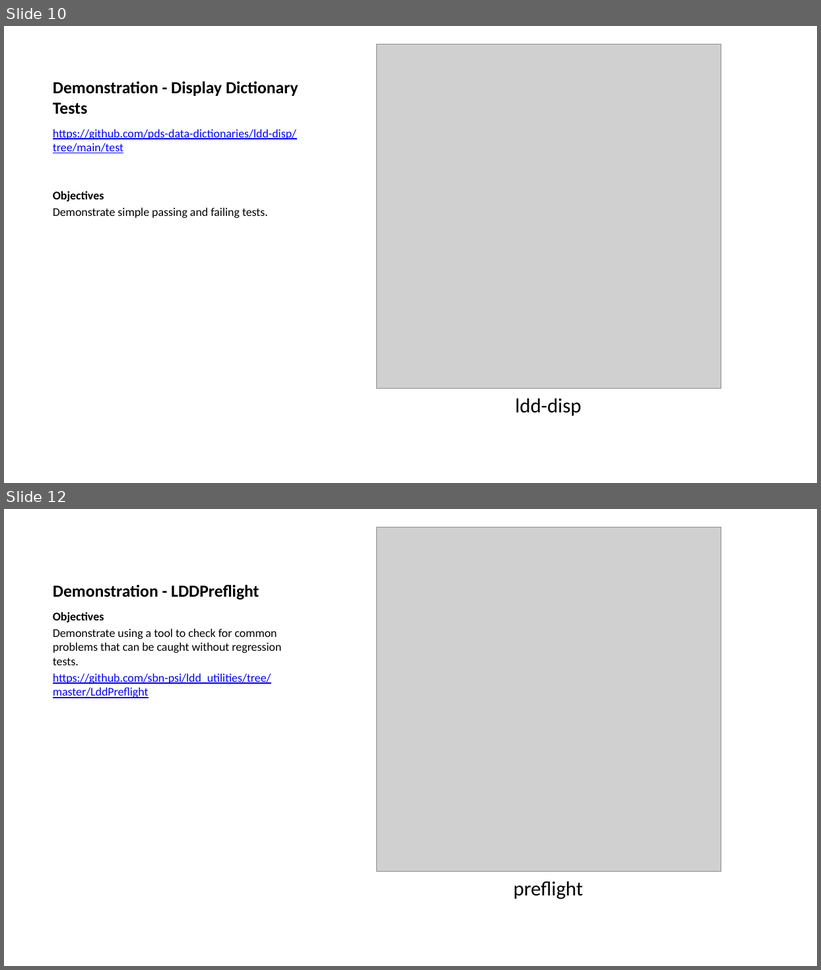
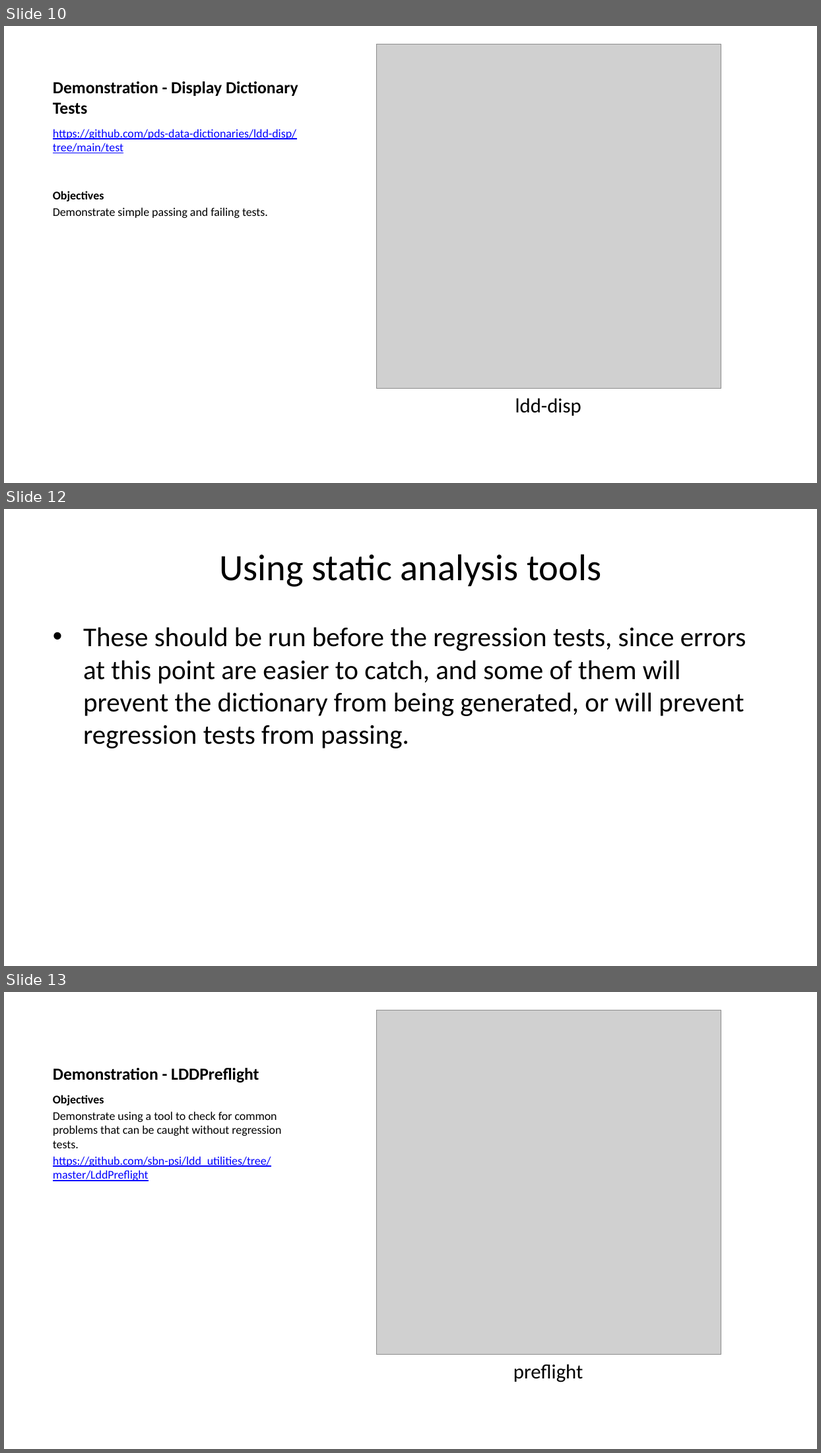
Before and after one commit to sbn-psi/dmsp, a slide deck: LDDTesting/stone-LDDTestingOverview.pptx. Shown one above the other, each under a label of ours: slides 10 and 12 before the commit, slides 10, 12 and 13 after it; the slides between them are not shown. The pictures are 821x970 and 821x1453 pixels, drawn with LibreOffice and Linux fonts; fonts in the diff are those of the drawing; grey boxes stand for pictures. Boxes give left, top, right and bottom in pixels: in the first picture for what was removed or moved away, otherwise in the second. Text is boxed around its words. In the diff, an @@ line names an element or a change of style, - is before the commit and + after.

Commit message:
Split the static analysis slide

```diff
--- a/LDDTesting/stone-LDDTestingOverview.pptx
+++ b/LDDTesting/stone-LDDTestingOverview.pptx
@@ slide 12 added at <box>4,509,817,966</box>, background #FFFFFF @@
@@ title added at <box>219,554,601,587</box>, 33 pt, text #000000 @@
+Using static analysis tools
@@ text added at <box>83,627,746,749</box>, 24 pt, text #000000 @@
+• These should be run before the regression tests, since errors at this point are easier to catch, and some of them will prevent the dictionary from being generated, or will prevent regression tests from passing.
@@ what was slide 12 is now slide 13 @@
```
Also in this commit, not shown: 1 slide changed, 2 other files.
